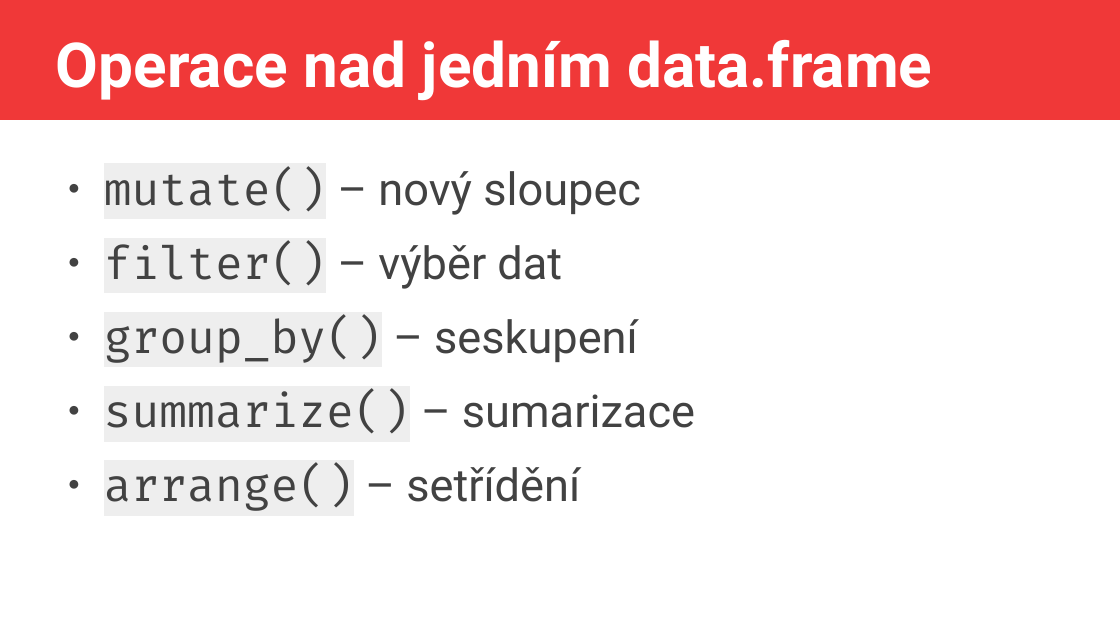
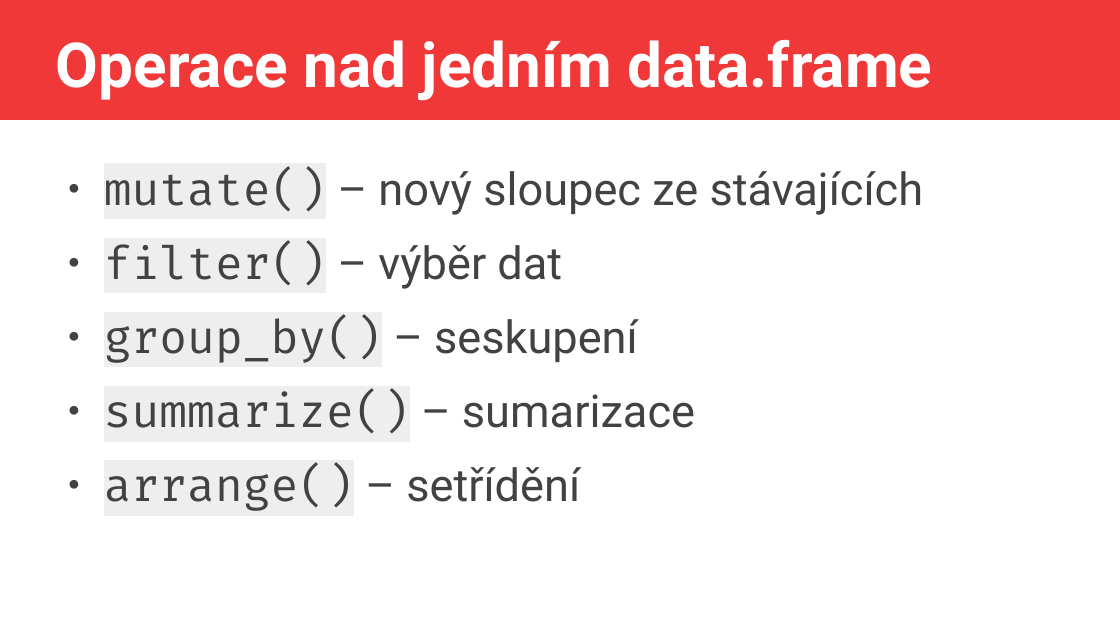
Before and after one commit to jlacko/Intro2R, a slide deck: slide 3 of prezentace/3 - manipulace s daty.odp. Drawn at 1120x630 pixels with LibreOffice and Linux fonts; fonts in the diff are those of the drawing. Boxes give left, top, right and bottom in pixels: in the first picture for what was removed or moved away, otherwise in the second. Text is boxed around its words. In the diff, an @@ line names an element or a change of style, - is before the commit and + after.

```diff
--- a/prezentace/3 - manipulace s daty.odp
+++ b/prezentace/3 - manipulace s daty.odp
@@ text at (104, 168, 924, 215): text changed @@
-● mutate() – nový sloupec
+● mutate() – nový sloupec ze stávajících
```
Also in this commit, not shown: 17 other files.
